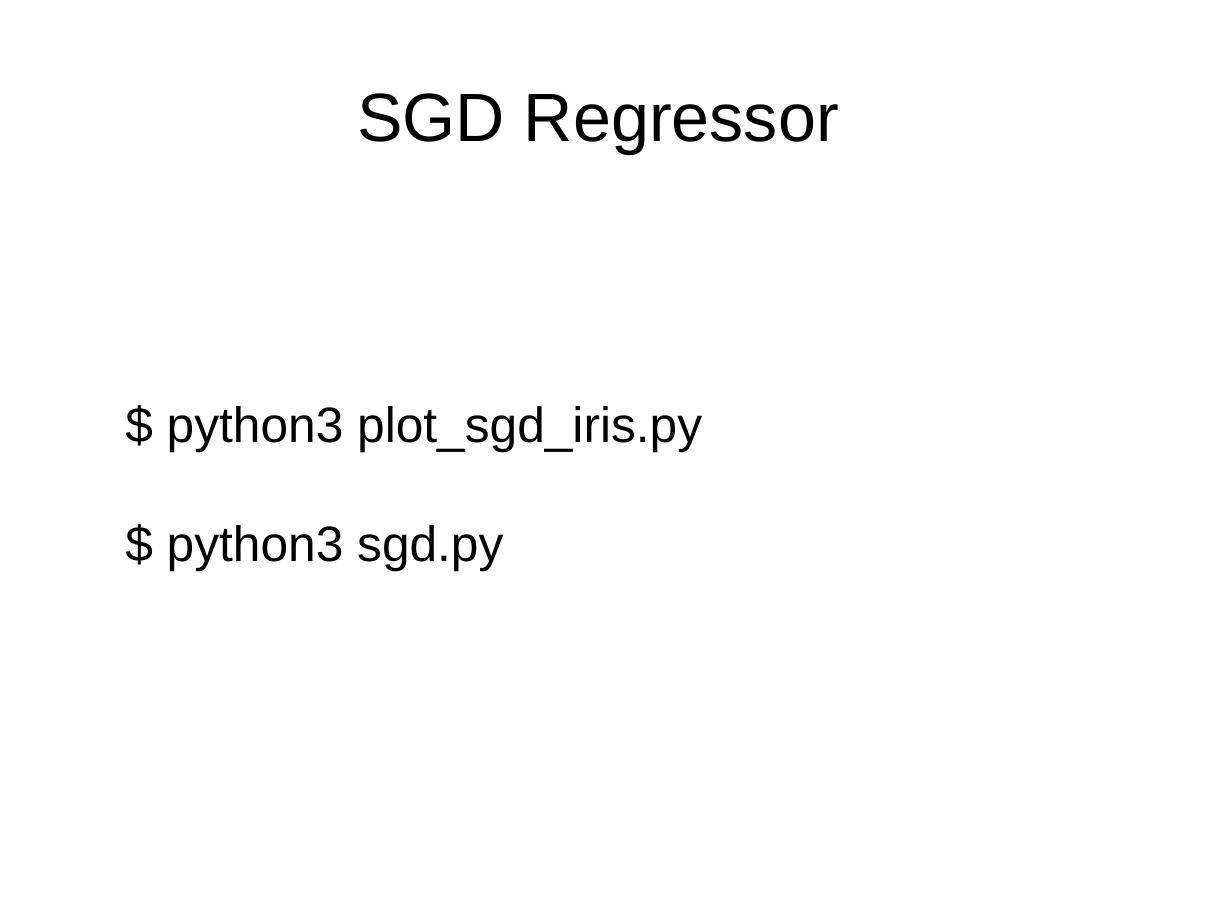
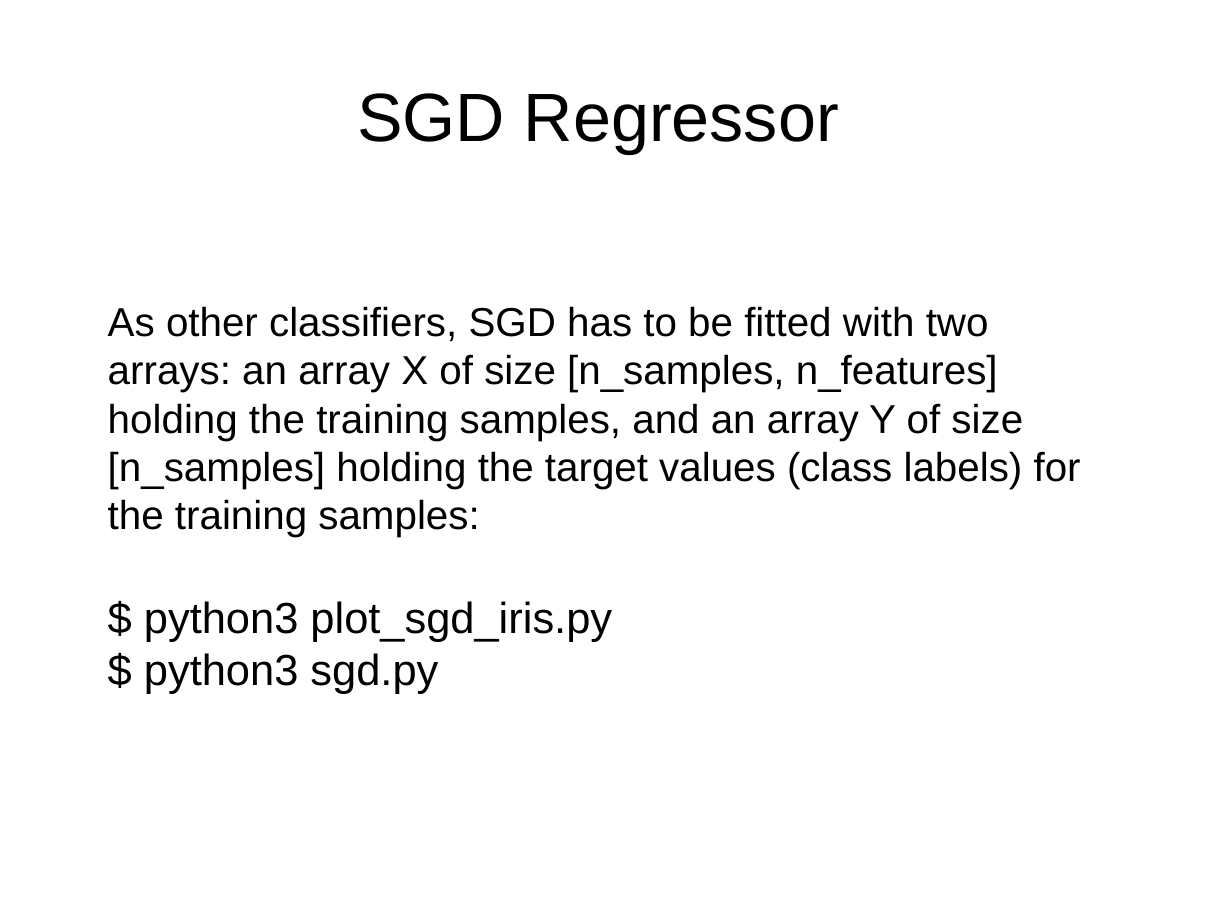
Before and after one commit to davidam/python-examples, a slide deck: slide 17 of presentations/scikit.odp (slide 14 before the commit). Drawn at 1232x924 pixels with LibreOffice and Linux fonts; fonts in the diff are those of the drawing. Boxes give left, top, right and bottom in pixels: in the first picture for what was removed or moved away, otherwise in the second. Text is boxed around its words. In the diff, an @@ line names an element or a change of style, - is before the commit and + after.

```diff
--- a/presentations/scikit.odp
+++ b/presentations/scikit.odp
@@ text "As other classifiers, SGD has ...": place and size @@
-text "As other classifiers, SGD has ..." at bbox=[167, 406, 702, 571]
+text "As other classifiers, SGD has ..." at bbox=[108, 306, 1081, 694]
@@ text at bbox=[108, 306, 1081, 537]: paragraph added @@
+As other classifiers, SGD has to be fitted with two arrays: an array X of size [n_samples, n_features] holding the training samples, and an array Y of size [n_samples] holding the target values (class labels) for the training samples:
@@ text at bbox=[144, 601, 612, 694]: size 32 to 28 pt in "$ python3 plot_sgd_iris.py", "$ python3 sgd.py" @@
```
Also in this commit, not shown: 2 other slides changed, 3 slides added.
